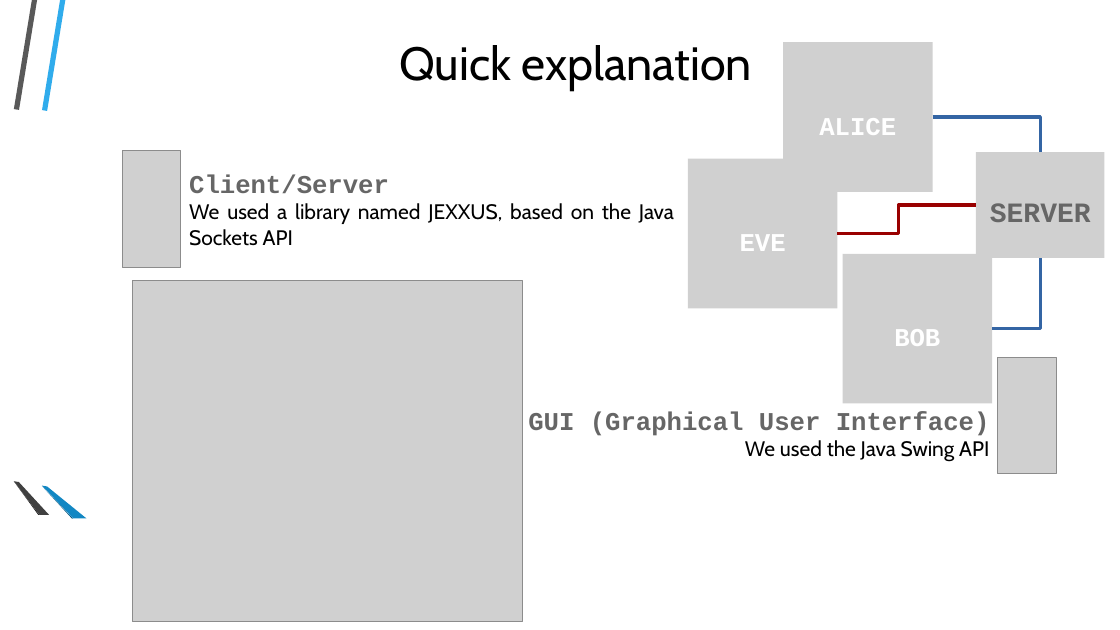
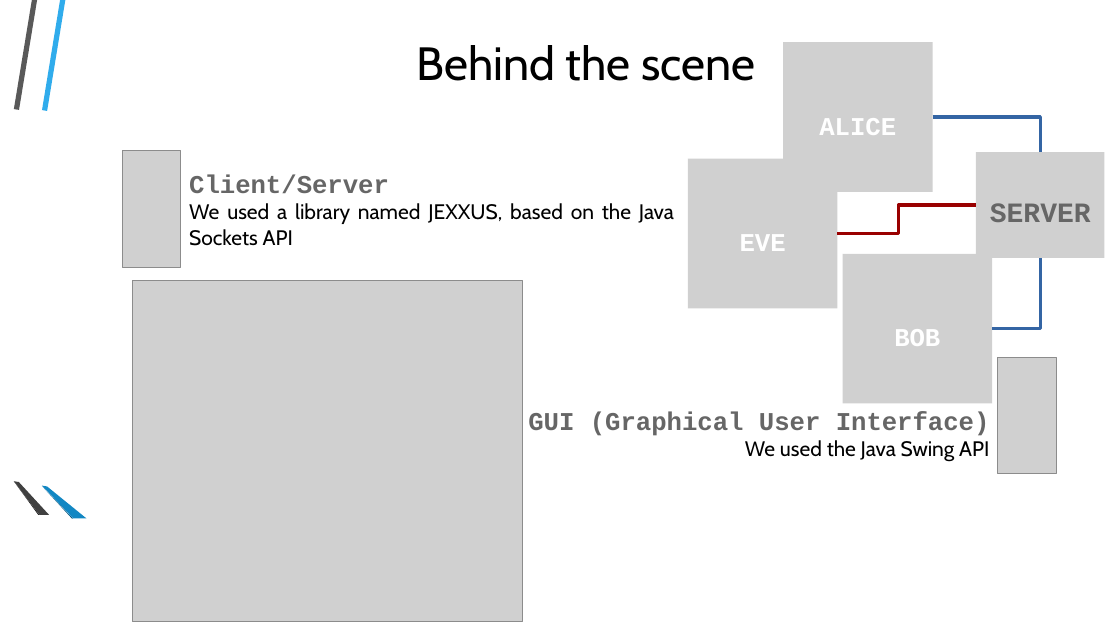
Before and after one commit to ArnaudGallardo/BB84, a slide deck: slide 4 of presentation/aboutTheCode.odp. Drawn at 1120x630 pixels with LibreOffice and Linux fonts; fonts in the diff are those of the drawing; grey boxes stand for pictures; background and template pictures are left out. Boxes give left, top, right and bottom in pixels: in the first picture for what was removed or moved away, otherwise in the second. Text is boxed around its words. In the diff, an @@ line names an element or a change of style, - is before the commit and + after.

```diff
--- a/presentation/aboutTheCode.odp
+++ b/presentation/aboutTheCode.odp
@@ title at [417, 45, 755, 81]: text changed @@
-Quick explanation
+Behind the scene
```
Also in this commit, not shown: 1 other slide changed, 1 other file.
